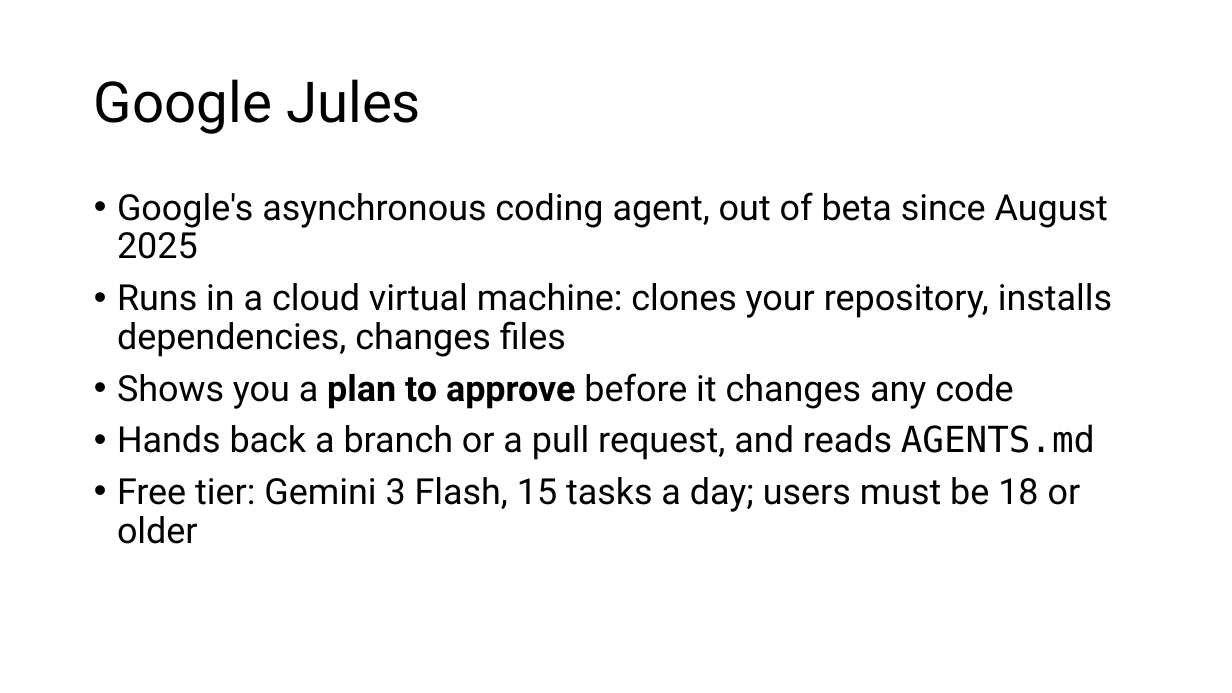
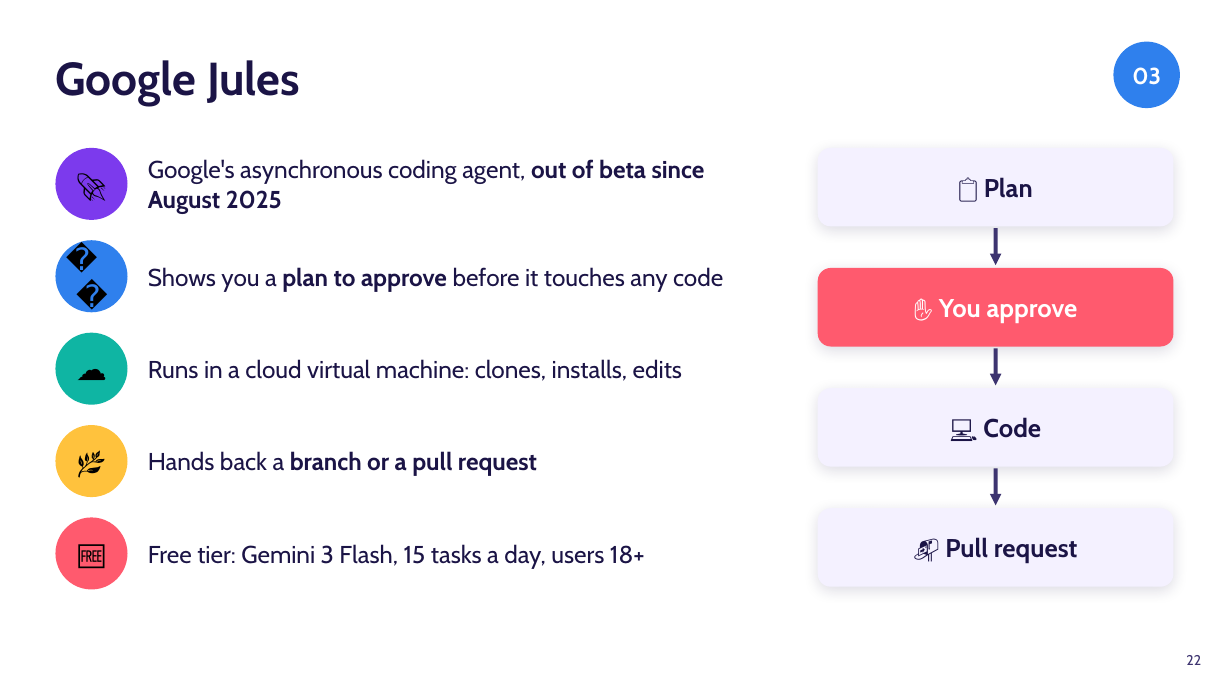
Before and after one commit to danielcregg/ai-assisted-programming, a slide deck: slide 22 of lectures-and-labs/week06/agents-lecture.pptx (slide 27 before the commit). Drawn at 1232x693 pixels with LibreOffice and Linux fonts; fonts in the diff are those of the drawing. Boxes give left, top, right and bottom in pixels: in the first picture for what was removed or moved away, otherwise in the second. Text is boxed around its words. In the diff, an @@ line names an element or a change of style, - is before the commit and + after.

```diff
--- a/lectures-and-labs/week06/agents-lecture.pptx
+++ b/lectures-and-labs/week06/agents-lecture.pptx
@@ title "Google Jules": place and size @@
-title "Google Jules" at (94,79,421,134)
+title "Google Jules" at (55,60,300,106)
@@ title "Google Jules" at (55,60,300,106): size 44 to 36 pt, font Roboto to Cabin, text colour #000000 to #1B1446, bold on; line spacing 0.9 to 1 @@
@@ ellipse added at (1114,42,1180,108), fill #2F80ED, 18 pt, text #FFFFFF, bold @@
+03
@@ ellipse added at (55,148,128,220), fill #7C3AED, 24 pt, text #000000 @@
+🚀
@@ rounded rectangle added at (818,148,1174,226), fill #F4F1FF, 20 pt, text #1B1446, bold @@
+📋 Plan
@@ text added at (148,159,705,214), 19 pt, text #1B1446 @@
+Google's asynchronous coding agent, out of beta since August 2025
@@ text removed at (117,192,1112,544) @@
-• Google's asynchronous coding agent, out of beta since August 2025
-• Runs in a cloud virtual machine: clones your repository, installs dependencies, changes files
-• Shows you a plan to approve before it changes any code
-• Hands back a branch or a pull request, and reads AGENTS.md
-• Free tier: Gemini 3 Flash, 15 tasks a day; users must be 18 or older
@@ arrow added from (996, 228) to (996, 265), #3D3470 3 pt @@
@@ ellipse added at (55,240,128,312), fill #2F80ED, 24 pt, text #000000 @@
+🗺️
@@ text added at (148,267,723,291), 19 pt, text #1B1446 @@
+Shows you a plan to approve before it touches any code
@@ rounded rectangle added at (818,268,1174,347), fill #FF5A6E, 20 pt, text #FFFFFF, bold @@
+✋ You approve
@@ ellipse added at (55,333,128,405), fill #0FB5A3, 24 pt, text #000000 @@
+☁️
@@ text added at (148,359,682,381), 19 pt, text #1B1446 @@
+Runs in a cloud virtual machine: clones, installs, edits
@@ arrow added from (996, 348) to (996, 385), #3D3470 3 pt @@
@@ rounded rectangle added at (818,388,1174,467), fill #F4F1FF, 20 pt, text #1B1446, bold @@
+💻 Code
@@ ellipse added at (55,425,128,497), fill #FFC23D, 24 pt, text #000000 @@
+🌿
@@ text added at (148,451,537,476), 19 pt, text #1B1446, bold @@
+Hands back a branch or a pull request
@@ arrow added from (996, 469) to (996, 506), #3D3470 3 pt @@
@@ rounded rectangle added at (818,508,1174,587), fill #F4F1FF, 20 pt, text #1B1446, bold @@
+📬 Pull request
@@ ellipse added at (55,518,128,590), fill #FF5A6E, 24 pt, text #000000 @@
+🆓
@@ text added at (148,544,645,569), 19 pt, text #1B1446 @@
+Free tier: Gemini 3 Flash, 15 tasks a day, users 18+
@@ page number added at (1186,655,1201,665), 11 pt, text #3D3470 @@
+22
```
Also in this commit, not shown: 28 other slides changed, 10 slides added, 34 slides removed, 1 other file.
